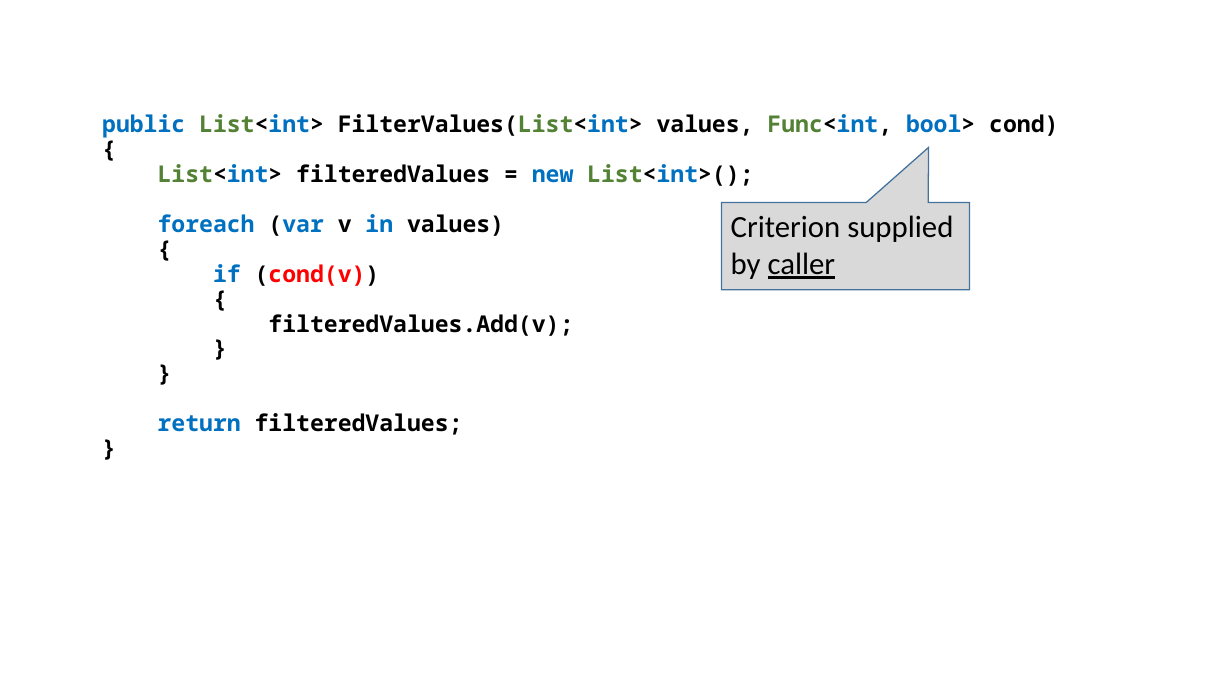
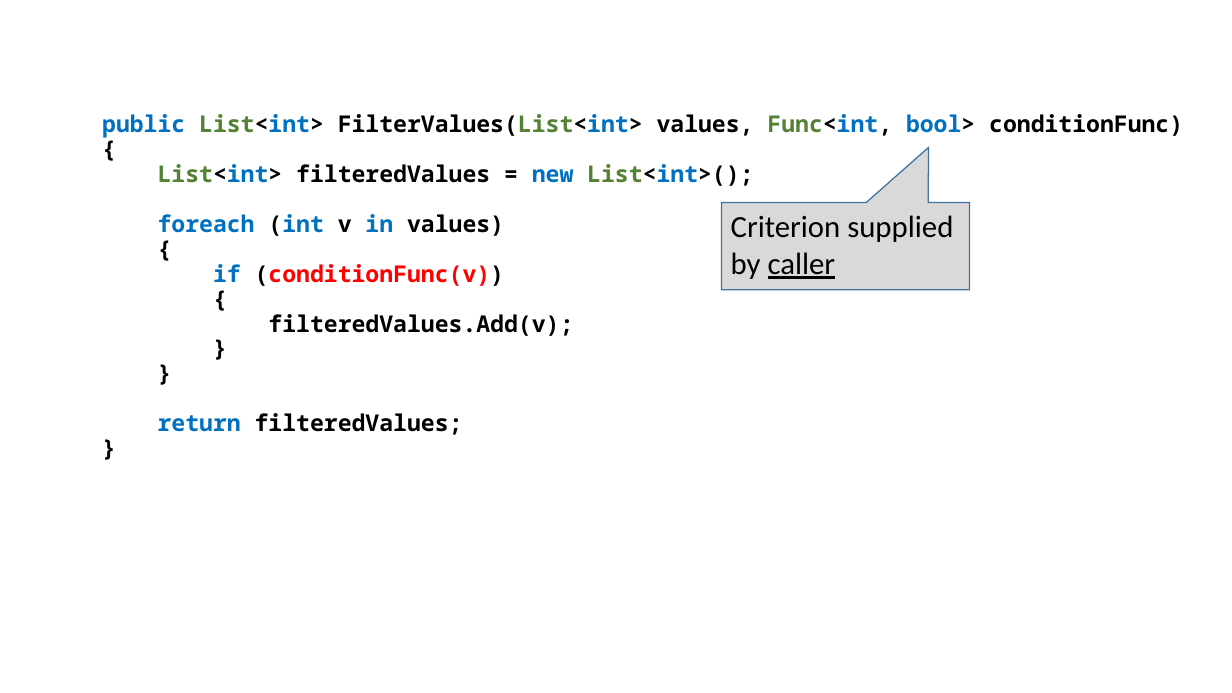
Before and after one commit to perl-easj/Teaching-materials, a slide deck: slide 14 of CSharpProgramming/Presentations/FurtherParam/FuncAsParam.pptx. Drawn at 1232x693 pixels with LibreOffice and Linux fonts; fonts in the diff are those of the drawing. Boxes give left, top, right and bottom in pixels: in the first picture for what was removed or moved away, otherwise in the second. Text is boxed around its words. In the diff, an @@ line names an element or a change of style, - is before the commit and + after.

```diff
--- a/CSharpProgramming/Presentations/FurtherParam/FuncAsParam.pptx
+++ b/CSharpProgramming/Presentations/FurtherParam/FuncAsParam.pptx
@@ text at (102, 114, 1183, 138): text changed @@
-public List<int> FilterValues(List<int> values, Func<int, bool> cond)
+public List<int> FilterValues(List<int> values, Func<int, bool> conditionFunc)
@@ text at (158, 214, 504, 236): text changed @@
-foreach (var v in values)
+foreach (int v in values)
@@ text at (213, 264, 504, 286): text changed @@
-if (cond(v))
+if (conditionFunc(v))
```
Also in this commit, not shown: 6 other slides changed, 11 other files.
